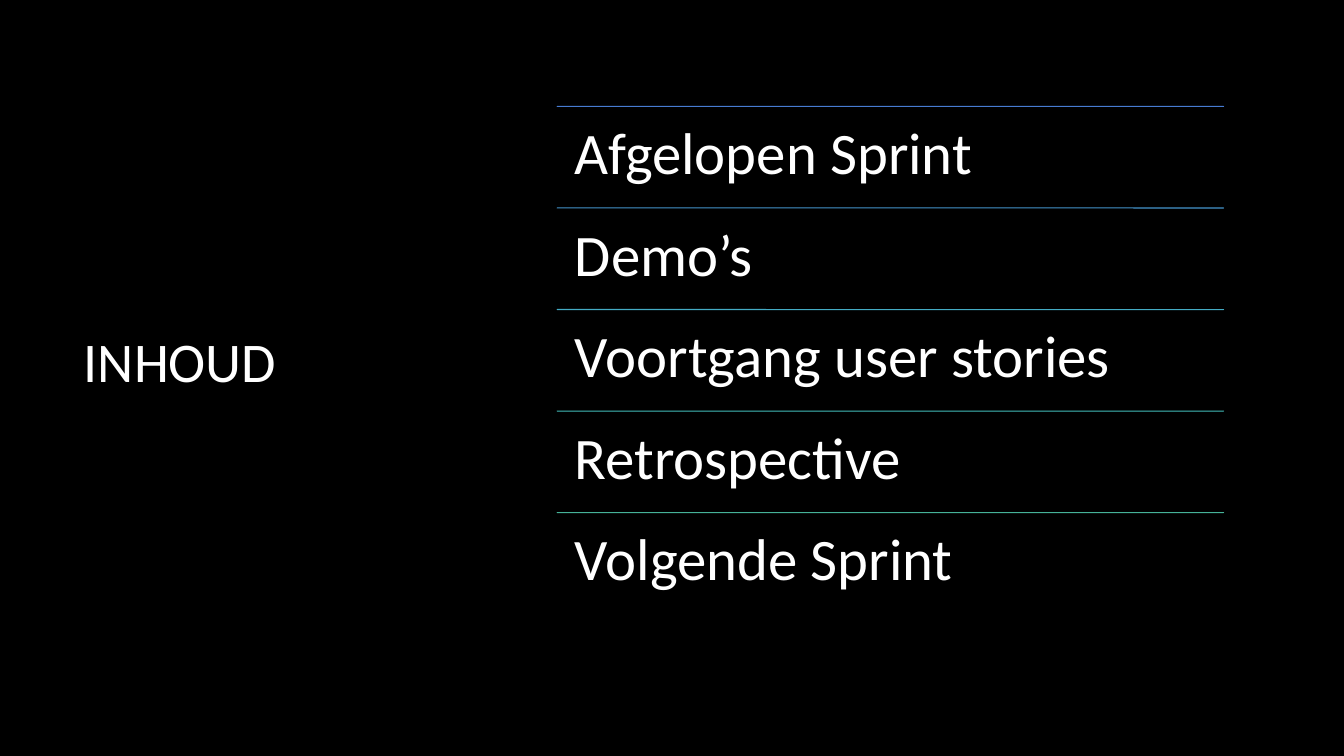
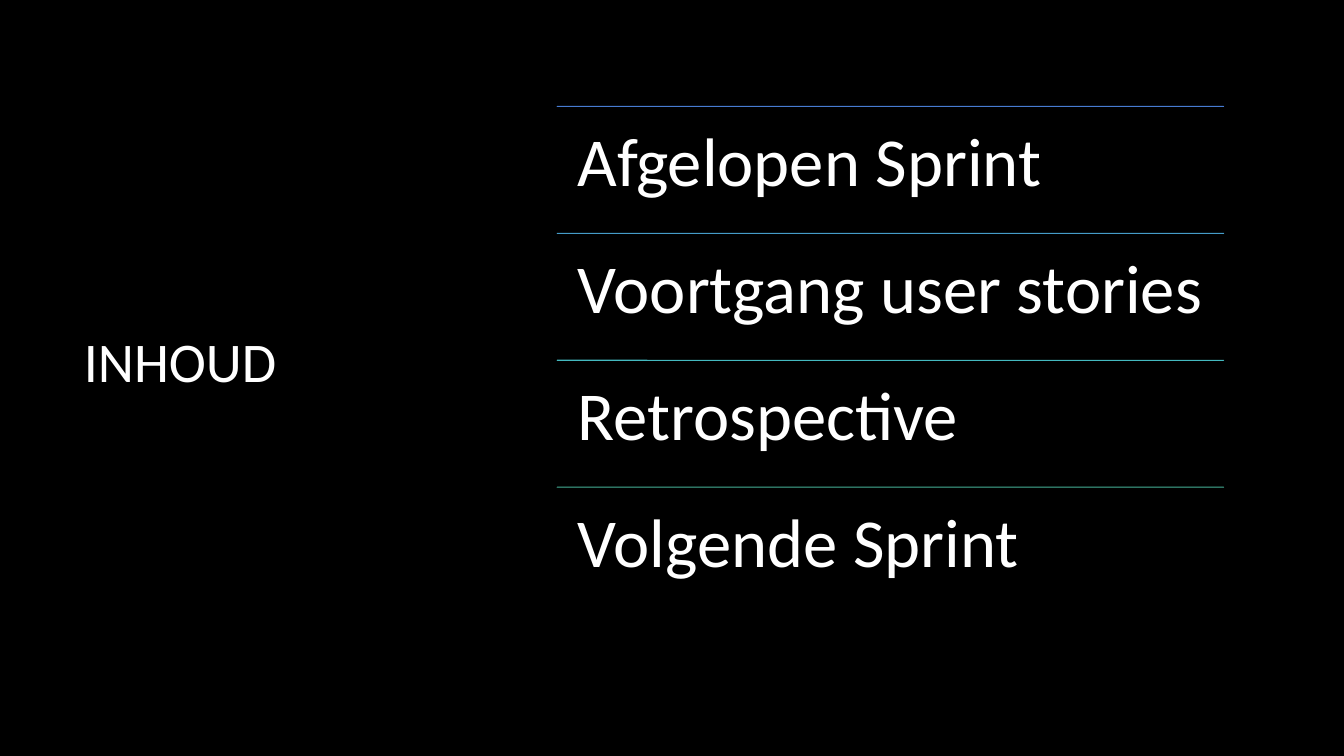
Before and after one commit to Matthijs-Hart/Project-5-6---Floating-Farm, a slide deck: slide 3 of Presentaties/Sprint 6.pptx. Drawn at 1344x756 pixels with LibreOffice and Linux fonts; fonts in the diff are those of the drawing; background and template pictures are left out. Boxes give left, top, right and bottom in pixels: in the first picture for what was removed or moved away, otherwise in the second. Text is boxed around its words. In the diff, an @@ line names an element or a change of style, - is before the commit and + after.

```diff
--- a/Presentaties/Sprint 6.pptx
+++ b/Presentaties/Sprint 6.pptx
@@ size 42 to 49 pt; more space between paragraphs in 4 elements at bbox=[578, 138, 1041, 198], bbox=[578, 519, 1018, 579], bbox=[578, 392, 958, 451], bbox=[578, 265, 1202, 325] @@
@@ text "Voortgang user stories": place and size @@
-text "Voortgang user stories" at bbox=[575, 336, 1110, 387]
+text "Voortgang user stories" at bbox=[578, 265, 1202, 325]
@@ line moved from (558, 208) - (1224, 208) to (558, 233) - (1224, 233) @@
@@ line (558, 233) - (1224, 233): stroke #4594CB 0.75 pt to #459CC8 0.75 pt @@
@@ text removed at bbox=[575, 234, 752, 277] @@
-Demo’s
@@ text "Retrospective": place and size @@
-text "Retrospective" at bbox=[575, 438, 901, 489]
+text "Retrospective" at bbox=[578, 392, 958, 451]
@@ line moved from (558, 310) - (1224, 310) to (558, 360) - (1224, 360) @@
@@ line (558, 360) - (1224, 360): stroke #44ABC4 0.75 pt to #44B9BF 0.75 pt @@
@@ line removed from (558, 411) to (1224, 411) @@
@@ text "Volgende Sprint": place and size @@
-text "Volgende Sprint" at bbox=[575, 539, 953, 590]
+text "Volgende Sprint" at bbox=[578, 519, 1018, 579]
@@ line moved from (558, 512) - (1224, 512) to (558, 487) - (1224, 487) @@
```
Also in this commit, not shown: 3 other slides changed, 2 other files.
